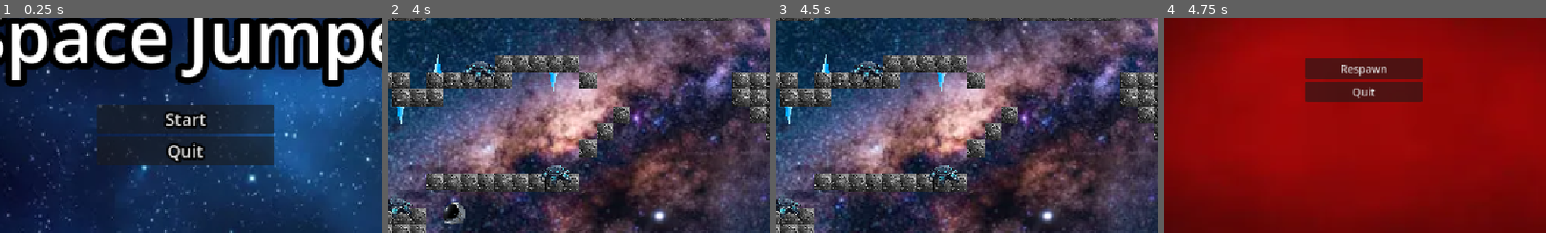
Above: before the commit, frames 1-4 (left to right).
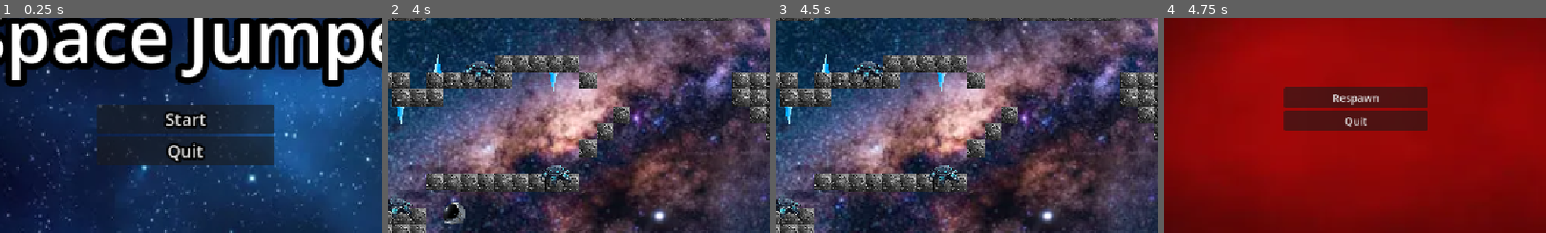
Above: after the commit, the same moments.

Repository: Wolferan/Haven-Game
Game: Godot game, scene res://title_scene.tscn
Same seed, same stepped clock (60 frames per second), same inputs: the game is played once before the commit and once after it.
Inputs:
- Up to frame 1 (0.25 s): no input
- Up to frame 2 (4 s): click "Start" at 0.5 s; tap Enter at 1.25 s; hold D (right) 1.28-2.78 s; tap Space (jump) at 1.52, 2.27, 3.77 s; hold A (left) 2.78-3.53 s; hold D (right) from 3.53 s (still down)
- Up to frame 3 (4.5 s): keep holding D (right)
- Up to frame 4 (4.75 s): keep holding D (right); tap Space (jump) at 4.52 s
The pictures show only the part of the screen within x 23-73%, y 28-78%; the shares and areas given below are measured in that part.

Frames 1-3 are identical in both runs. In frame 4, 9.2% of the frame differs, in the area x 31-69%, y 18-53%.

Commit message:
deathscreen

Diff:
--- a/death_screen.gd
+++ b/death_screen.gd
@@ -6,13 +6,12 @@
 
 
 # Called every frame. 'delta' is the elapsed time since the previous frame.
-func _process(delta: float) -> void:
+func _process(_delta: float) -> void:
 	pass
 
 
 func _on_respawn_pressed() -> void:
-	Global.game_state = "play"
-	get_tree().change_scene_to_file("res://main.tscn")
+		get_tree().change_scene_to_file("res://main.tscn")
 
 func _on_quit_pressed() -> void:
 	get_tree().quit()
--- a/death_screen.tscn
+++ b/death_screen.tscn
@@ -23,10 +23,10 @@
 text = "You Died"
 
 [node name="VBoxContainer" type="VBoxContainer" parent="." unique_id=507579809]
-offset_left = 478.0
-offset_top = 242.0
-offset_right = 655.0
-offset_bottom = 320.0
+offset_left = 446.0
+offset_top = 286.0
+offset_right = 663.0
+offset_bottom = 356.0
 
 [node name="Respawn" type="Button" parent="VBoxContainer" unique_id=2098842346]
 layout_mode = 2
--- a/global.gd
+++ b/global.gd
@@ -11,11 +11,8 @@
 
 # Called every frame. 'delta' is the elapsed time since the previous frame.
 func _process(delta: float) -> void:
-	if game_state == 'dead':
-		get_tree().change_scene_to_file("res://death_screen.tscn")
+	game_state="play"
 	var player = get_tree().get_first_node_in_group("player")
 	if player != null:
 		if player.position.y > 700:
 			get_tree().change_scene_to_file("res://death_screen.tscn")
-
-	pass
--- a/spike.gd
+++ b/spike.gd
@@ -4,5 +4,6 @@
 
 func _on_body_entered(body: Node2D) -> void:
 	if body is CharacterBody2D:
-		Global.game_state = 'dead'
+		get_tree().change_scene_to_file("res://death_screen.tscn")
+		Global.game_state = "dead"
 		print(Global.game_state)
